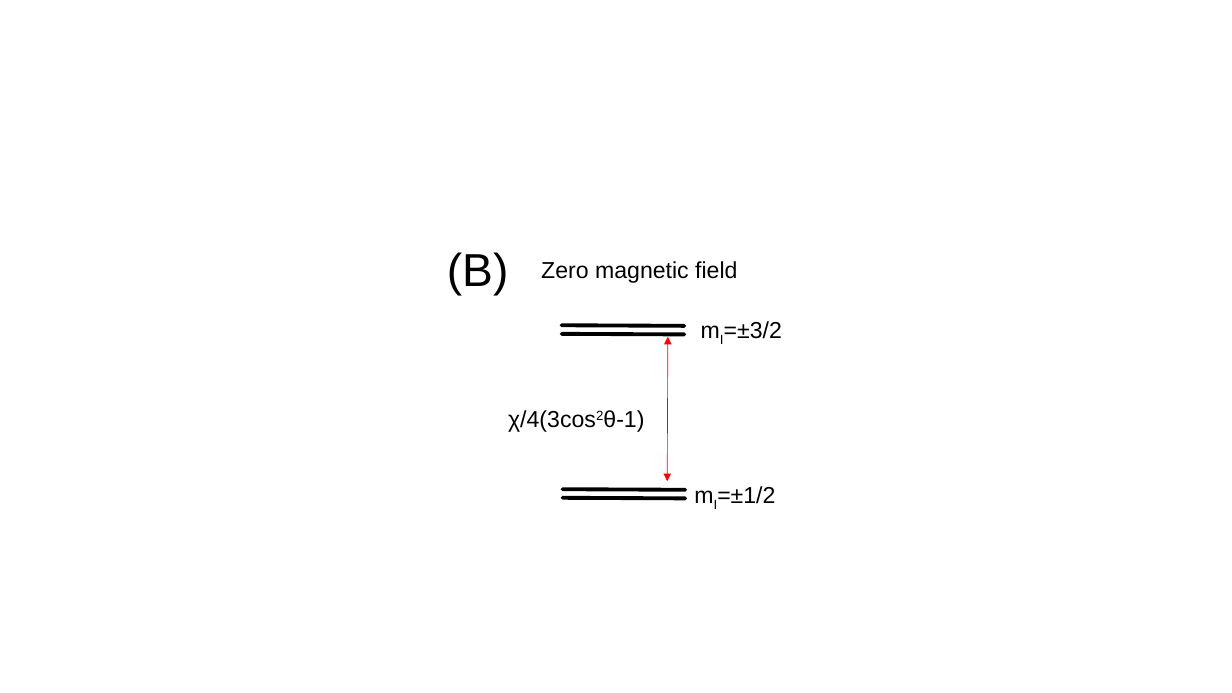
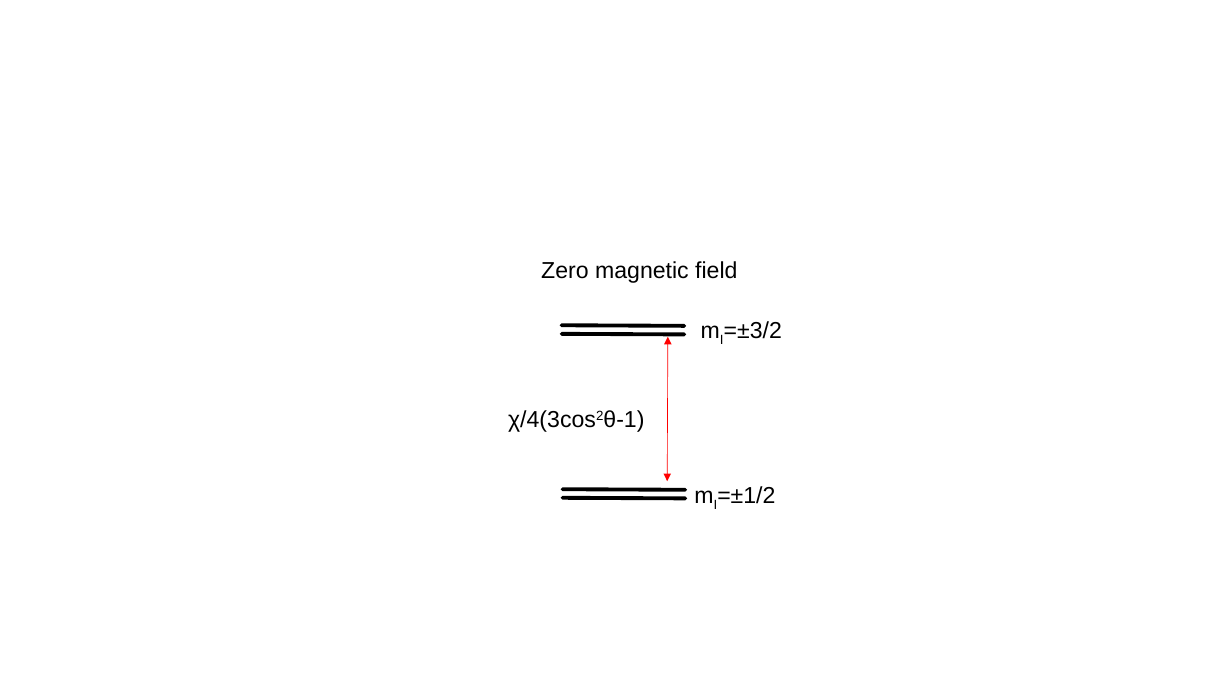
Before and after one commit to AIPotapov/latex, a slide deck: slide 31 of NMR/pics for NMR lectures.pptx (slide 30 before the commit). Drawn at 1232x693 pixels with LibreOffice and Linux fonts; fonts in the diff are those of the drawing. Boxes give left, top, right and bottom in pixels: in the first picture for what was removed or moved away, otherwise in the second. Text is boxed around its words. In the diff, an @@ line names an element or a change of style, - is before the commit and + after.

```diff
--- a/NMR/pics for NMR lectures.pptx
+++ b/NMR/pics for NMR lectures.pptx
@@ text removed at [447, 252, 509, 296] @@
-(B)
```
Also in this commit, not shown: 21 slides added, 1 slide removed, 10 other files.
